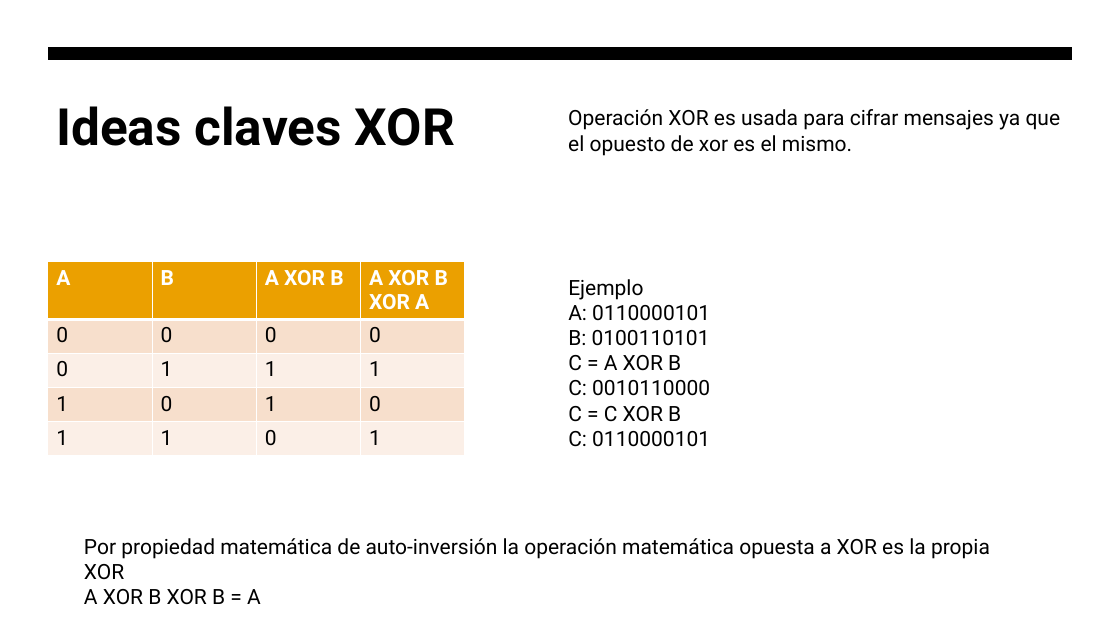
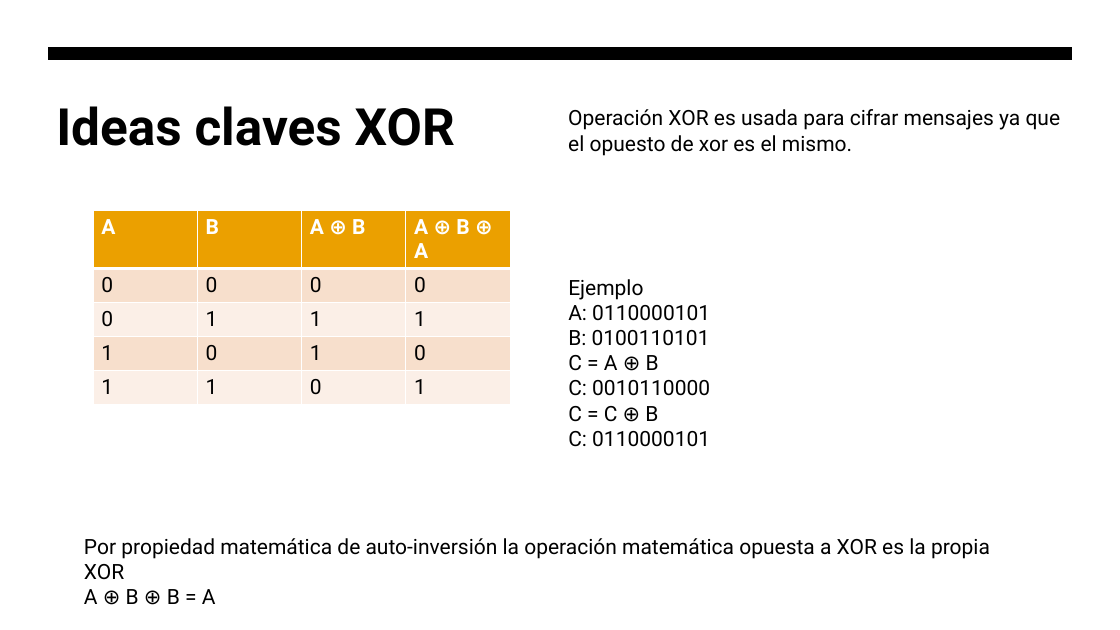
Before and after one commit to hombrefrustrado/criptografia-presentaci-n, a slide deck: slide 22 of criptografía teorica.pptx. Drawn at 1120x630 pixels with LibreOffice and Linux fonts; fonts in the diff are those of the drawing. Boxes give left, top, right and bottom in pixels: in the first picture for what was removed or moved away, otherwise in the second. Text is boxed around its words. In the diff, an @@ line names an element or a change of style, - is before the commit and + after.

```diff
--- a/criptografía teorica.pptx
+++ b/criptografía teorica.pptx
@@ table at bbox=[93, 211, 510, 406] @@
-row 1, column 3: A XOR B
+row 1, column 3: A ⊕ B
-row 1, column 4: A XOR B XOR A
+row 1, column 4: A ⊕ B ⊕ A
@@ table: place and size @@
-table at bbox=[48, 261, 465, 456]
+table at bbox=[93, 211, 510, 406]
@@ text at bbox=[568, 355, 659, 371]: text changed @@
-C = A XOR B
+C = A ⊕ B
@@ text at bbox=[568, 406, 658, 422]: text changed @@
-C = C XOR B
+C = C ⊕ B
@@ text at bbox=[84, 589, 216, 604]: text changed @@
-A XOR B XOR B = A
+A ⊕ B ⊕ B = A
```
Also in this commit, not shown: 1 other slide changed, 3 slides added, 1 other file.
